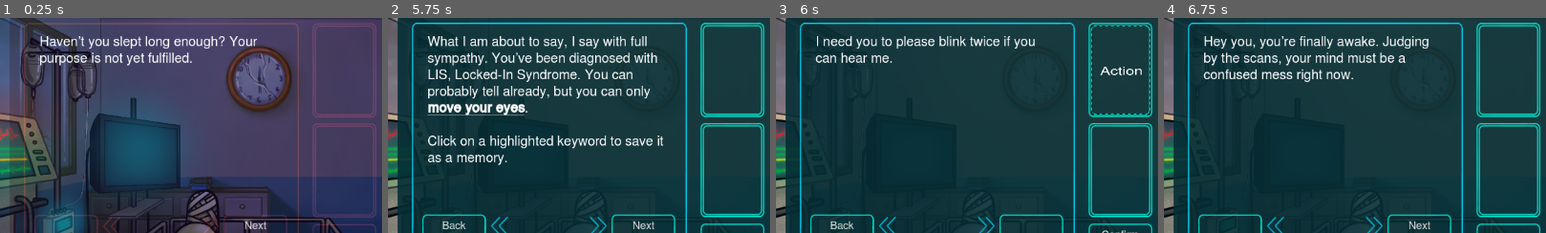
Above: before the commit, frames 1-4 (left to right).
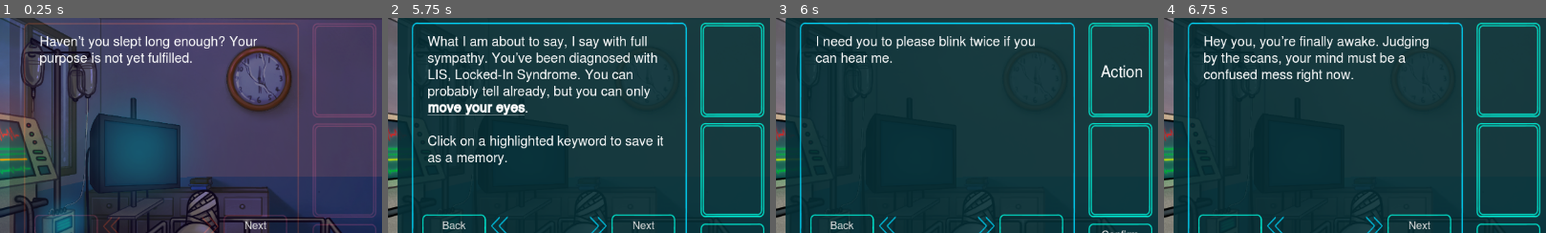
Above: after the commit, the same moments.

Repository: Goodman599/UWGameDevClubWinter2026Jam
Game: Godot game, scene res://Scenes/main.tscn
Two runs of this game, one before a commit and one after it. Both use one fixed random seed, a clock stepped at 60 frames per second and the inputs below.
Inputs:
- Up to frame 1 (0.25 s): no input
- Up to frame 2 (5.75 s): click "Next" at 0.5 s; click "Confirm" at 1.25 s; click "Next" at 2 s; click "F O R G E T" at 2.75 s; click "FORGET" at 3.5 s; click "F O R G E T" at 4.25 s; click "FORGET" at 5 s
- Up to frame 3 (6 s): click "Next" at 5.75 s
- Up to frame 4 (6.75 s): click "Confirm" at 6.5 s
The pictures show only the part of the screen within x 13-63%, y 10-60%; the shares and areas given below are measured in that part.

Frames 1-2 are identical in both runs. In frame 3, 0.5% of the frame differs, in the area x 82-98%, y 3-45%; in frame 4, nothing differs.

Commit message:
Cards stick now

Diff:
--- a/Scenes/card_view.tscn
+++ b/Scenes/card_view.tscn
@@ -29,8 +29,6 @@
 texture = ExtResource("2_p1guq")
 expand_mode = 1
 
-[node name="Content2" type="Sprite2D" parent="."]
-
 [node name="Type" type="Label" parent="."]
 layout_mode = 0
 offset_left = 15.0
--- /dev/null
+++ b/Scenes/dummy_card.tscn
@@ -0,0 +1,16 @@
+[gd_scene load_steps=2 format=3 uid="uid://ce51ao8lqeg1d"]
+
+[ext_resource type="PackedScene" uid="uid://blahtm4hjo1cf" path="res://Scenes/card_view.tscn" id="1_i1x0b"]
+
+[node name="card_view" instance=ExtResource("1_i1x0b")]
+is_dummy = true
+
+[node name="Type" parent="." index="1"]
+mouse_filter = 1
+
+[node name="Content" parent="." index="2"]
+mouse_filter = 1
+
+[node name="Hitbox" parent="." index="3"]
+input_pickable = false
+monitoring = false
--- a/Scenes/main.tscn
+++ b/Scenes/main.tscn
@@ -4,16 +4,15 @@
 [ext_resource type="Script" uid="uid://br8imeuu2b8qj" path="res://Scripts/main.gd" id="1_8gbba"]
 [ext_resource type="Texture2D" uid="uid://d2fomhmv6aug3" path="res://Assets/night_background.png" id="2_6iyac"]
 [ext_resource type="PackedScene" uid="uid://cbqc4y0el8cgt" path="res://Scenes/ui.tscn" id="3_8gbba"]
-[ext_resource type="Texture2D" uid="uid://bvc7tsmbmap8e" path="res://Assets/day_player.png" id="3_344ge"]
-[ext_resource type="Script" uid="uid://blqccgtk7jc4s" path="res://Scripts/demon.gd" id="5_344ge"]
+[ext_resource type="Script" path="res://Scripts/demon.gd" id="5_344ge"]
 [ext_resource type="PackedScene" uid="uid://osdop6onyqxw" path="res://Scenes/dialogue_box.tscn" id="5_kry3j"]
-[ext_resource type="Script" uid="uid://cyyw0hnp0txc2" path="res://Scripts/detective.gd" id="6_ynf5e"]
-[ext_resource type="Script" uid="uid://ffodg6uf7ohb" path="res://Scripts/cultist.gd" id="7_hptm8"]
-[ext_resource type="Script" uid="uid://cbfuriar2ryas" path="res://Scripts/nurse.gd" id="8_d1ilt"]
+[ext_resource type="Script" path="res://Scripts/detective.gd" id="6_ynf5e"]
+[ext_resource type="Script" path="res://Scripts/cultist.gd" id="7_hptm8"]
+[ext_resource type="Script" path="res://Scripts/nurse.gd" id="8_d1ilt"]
 [ext_resource type="Texture2D" uid="uid://ciswcvrcm3we3" path="res://Assets/night_player.png" id="8_fdnlq"]
-[ext_resource type="PackedScene" uid="uid://cd556cexy6fo5" path="res://Scenes/tutorial_box.tscn" id="11_d1ilt"]
+[ext_resource type="PackedScene" uid="uid://bn3vyetjk4m2j" path="res://Scenes/tutorial_box.tscn" id="11_d1ilt"]
 [ext_resource type="PackedScene" uid="uid://c1nkk5odx3lik" path="res://Scenes/black_screen.tscn" id="12_6iyac"]
-[ext_resource type="PackedScene" uid="uid://dcggruw65h3do" path="res://Scenes/forget_screen.tscn" id="13_fdnlq"]
+[ext_resource type="PackedScene" uid="uid://dokmbuibnqqms" path="res://Scenes/forget_screen.tscn" id="13_fdnlq"]
 
 [node name="Main" type="Node2D"]
 script = ExtResource("1_8gbba")
--- a/Scenes/submission_box.tscn
+++ b/Scenes/submission_box.tscn
@@ -4,33 +4,40 @@
 [ext_resource type="Texture2D" uid="uid://8elgd0uumsaa" path="res://Assets/CardSlot.png" id="1_ysex3"]
 
 [sub_resource type="RectangleShape2D" id="RectangleShape2D_rql5e"]
-size = Vector2(113.333336, 230.90561)
+size = Vector2(89.66667, 132.72366)
 
 [node name="Submission Box" type="Node2D"]
-scale = Vector2(0.75, 0.563)
 script = ExtResource("1_rql5e")
 
 [node name="Card Slot" type="Sprite2D" parent="."]
-position = Vector2(-2.0000067, -3.5523891)
-scale = Vector2(0.65925926, 0.8981534)
+visible = false
+scale = Vector2(0.52407414, 0.5188679)
 texture = ExtResource("1_ysex3")
+
+[node name="Label" type="RichTextLabel" parent="."]
+anchors_preset = 8
+anchor_left = 0.5
+anchor_top = 0.5
+anchor_right = 0.5
+anchor_bottom = 0.5
+offset_left = -45.0
+offset_top = -66.5
+offset_right = 45.0
+offset_bottom = 66.5
+grow_horizontal = 2
+grow_vertical = 2
+mouse_filter = 2
+theme_override_font_sizes/normal_font_size = 23
+bbcode_enabled = true
+text = "Event"
+horizontal_alignment = 1
+vertical_alignment = 1
+
+[node name="CardContainer" type="Node2D" parent="."]
+position = Vector2(-60, -74)
 
 [node name="DetectionArea" type="Area2D" parent="."]
 
 [node name="CollisionShape2D" type="CollisionShape2D" parent="DetectionArea"]
-position = Vector2(-2.000002, -3.552395)
 scale = Vector2(1, 1.0000011)
 shape = SubResource("RectangleShape2D_rql5e")
-
-[node name="CardContainer" type="Node2D" parent="."]
-
-[node name="Label" type="RichTextLabel" parent="."]
-offset_left = -44.240738
-offset_top = -19.61972
-offset_right = 143.97313
-offset_bottom = 220.25842
-scale = Vector2(0.48216546, 0.47186735)
-mouse_filter = 2
-theme_override_font_sizes/normal_font_size = 64
-bbcode_enabled = true
-text = "Event"
--- a/Scripts/forget_screen.gd
+++ b/Scripts/forget_screen.gd
@@ -2,7 +2,7 @@
 
 @onready var forget_button : TextureButton = $Forget
 
-var memory_card = preload("res://Scenes/card_view.tscn")
+var memory_card = preload("res://Scenes/dummy_card.tscn")
 
 const BASE_COLOR = Color8(0, 70, 255)
 const HOVERED_COLOR = Color8(0, 30, 215)
@@ -38,6 +38,8 @@
 
 func add_card_copy_to_container(card : MemoryCard):
 	var new_card = memory_card.instantiate()
+	new_card.is_dummy = false
+	new_card.can_swap = false
 	new_card.is_copy_of_forgotten = true
 	$CardContainer.add_child(new_card)
 	new_card.copy_attributes(card)
--- a/Scripts/memory_card.gd
+++ b/Scripts/memory_card.gd
@@ -37,6 +37,9 @@
 var original: MemoryCard
 var is_copy_of_forgotten: bool = false
 
+@export var is_dummy: bool = false
+@export var can_swap: bool = true
+
 func _ready():
 	default_pos_type = type_label.position
 	default_pos_content = content_label.position
@@ -80,6 +83,9 @@
 
 func _gui_input(event):
 	if event is InputEventMouseButton and event.button_index == MOUSE_BUTTON_LEFT:
+		if is_dummy:
+			return
+
 		if event.pressed:
 			is_click_started_on_card = true
 			drag_offset = get_local_mouse_position()
@@ -145,7 +151,7 @@
 	elif $Hitbox.get_overlapping_areas().size() > 0:
 		var swapping = false
 		for area in $Hitbox.get_overlapping_areas():
-			if area.get_parent() is MemoryCard:
+			if area.get_parent() is MemoryCard and area.get_parent().can_swap:
 				MemoryManager.swap_cards(self, area.get_parent())
 				swapping = true
 				break
--- a/Scripts/memory_manager.gd
+++ b/Scripts/memory_manager.gd
@@ -39,6 +39,9 @@
 		# 2. Move RIGHT card (B) to LEFT position
 		card_container.move_child(card1, drop_index)
 
+	var temp = collected_memories[drag_index]
+	collected_memories[drag_index] = collected_memories[drop_index]
+	collected_memories[drop_index] = temp
 
 func add_memory(key: String) -> bool:
 	if key in collected_memories:
--- a/Scripts/submission_box.gd
+++ b/Scripts/submission_box.gd
@@ -16,6 +16,8 @@
 @onready var target_text_node: RichTextLabel = $Label
 
 var box_index: int = 0
+
+var memory_card = preload("res://Scenes/dummy_card.tscn")
 
 signal card_added(card: Control, box: SubmissionBox)
 signal card_removed(card: Control, box: SubmissionBox)
@@ -85,19 +87,25 @@
 
 	cards.append(card)
 
-	var card_2d = create_sticky_card(card)
-	stuck_cards.append(card_2d)
-	card_container.add_child(card_2d)
-	position_sticky_card(card_2d, cards.size() - 1)
-
-	if card.has_method("set_stuck_to_box"):
-		card.set_stuck_to_box(self)
+	#var card_2d = create_sticky_card(card)
+	#stuck_cards.append(card_2d)
+	#card_container.add_child(card_2d)
+	#position_sticky_card(card_2d, cards.size() - 1)
+#
+	#if card.has_method("set_stuck_to_box"):
+		#card.set_stuck_to_box(self)
+
+	var new_card : MemoryCard = memory_card.instantiate()
+	$CardContainer.add_child(new_card)
+	new_card.copy_attributes(card)
+	new_card.mouse_filter = Control.MOUSE_FILTER_PASS
+	new_card.can_swap = false
 
 	update_appearance()
 	card_added.emit(card, self)
-
-	if cards.size() == max_cards:
-		submission_ready.emit(cards)
+#
+	#if cards.size() == max_cards:
+		#submission_ready.emit(cards)
 
 	return true
 
@@ -111,6 +119,7 @@
 			stuck_cards.remove_at(index)
 
 		cards.remove_at(index)
+		$CardContainer.get_child(0).queue_free()
 
 		if card.has_method("set_stuck_to_box"):
 			card.set_stuck_to_box(null)
--- a/Scripts/visitor_manager.gd
+++ b/Scripts/visitor_manager.gd
@@ -6,9 +6,6 @@
 var visitor_queue : Array[VisitorInstance]
 var current_visitor_name : String
 
-@onready var background : Sprite2D = $background
-#func _ready() -> void:
-	#send_next_visitor();
 
 # Takes and adds a VisitorInstance to the queue, and sorts the queue chronologically
 func add_visitor_to_queue(visitor : VisitorInstance):
